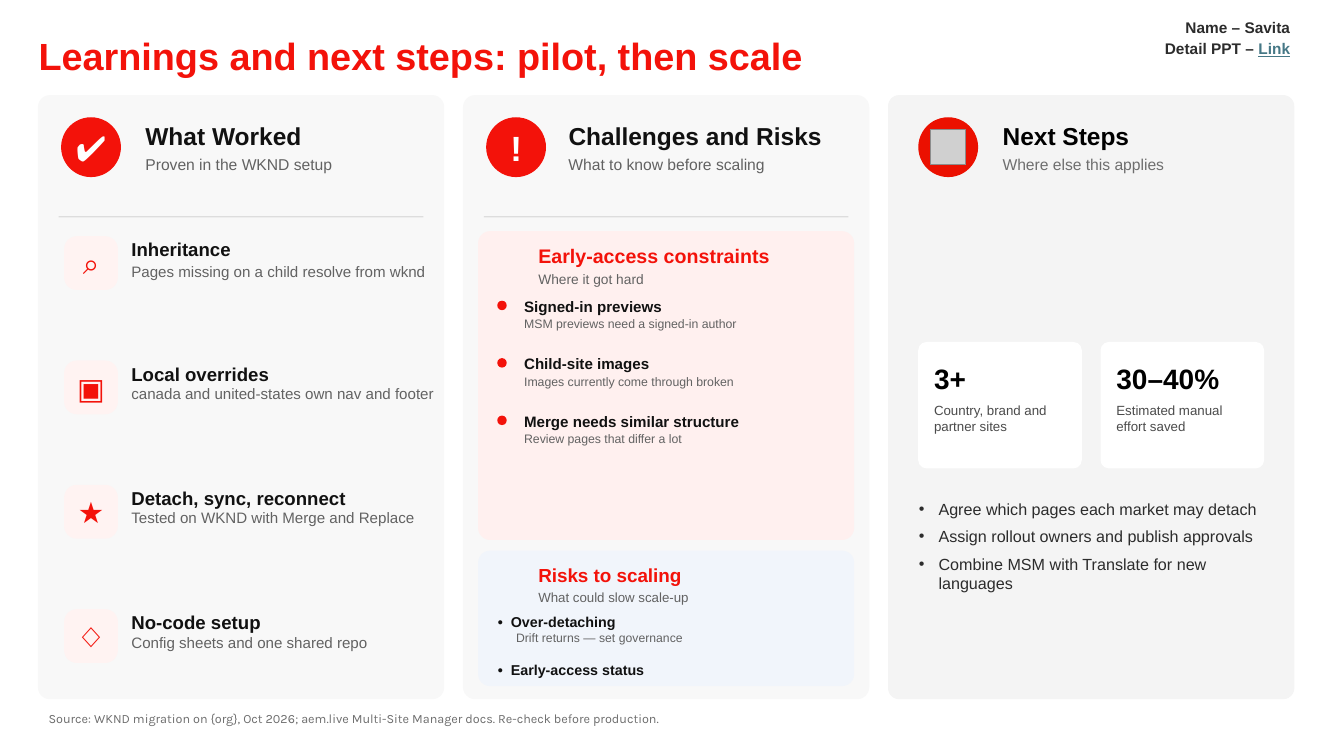
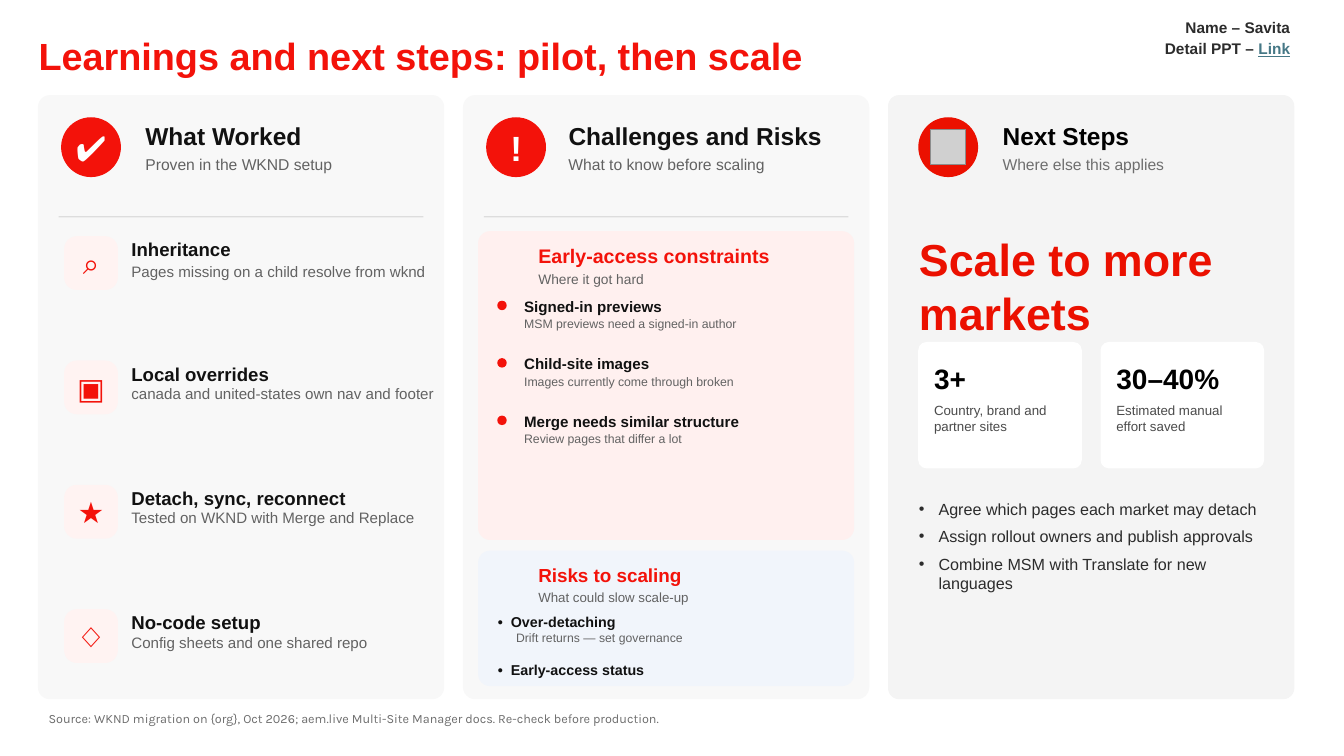
Before and after one commit to savitaagre/forms-poc-ue, a slide deck: slide 4 of docs/MSM_Leadership_Demo_4_Slides (2).pptx. Drawn at 1344x756 pixels with LibreOffice and Linux fonts; fonts in the diff are those of the drawing; grey boxes stand for pictures. Boxes give left, top, right and bottom in pixels: in the first picture for what was removed or moved away, otherwise in the second. Text is boxed around its words. In the diff, an @@ line names an element or a change of style, - is before the commit and + after.

```diff
--- a/docs/MSM_Leadership_Demo_4_Slides (2).pptx
+++ b/docs/MSM_Leadership_Demo_4_Slides (2).pptx
@@ text added at (919, 243, 1213, 331), 32 pt, text #EB1000, bold @@
+Scale to more markets
```
